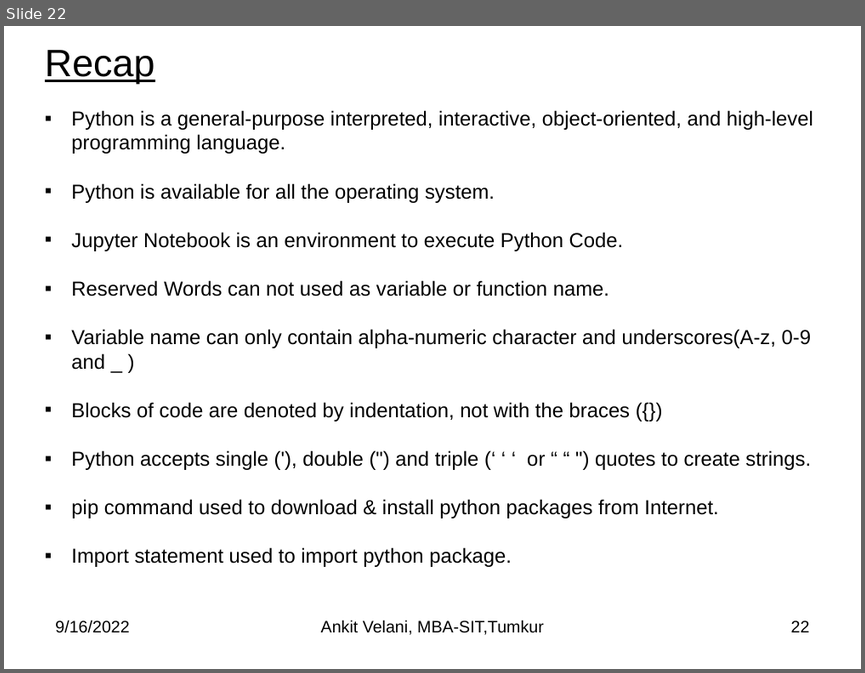
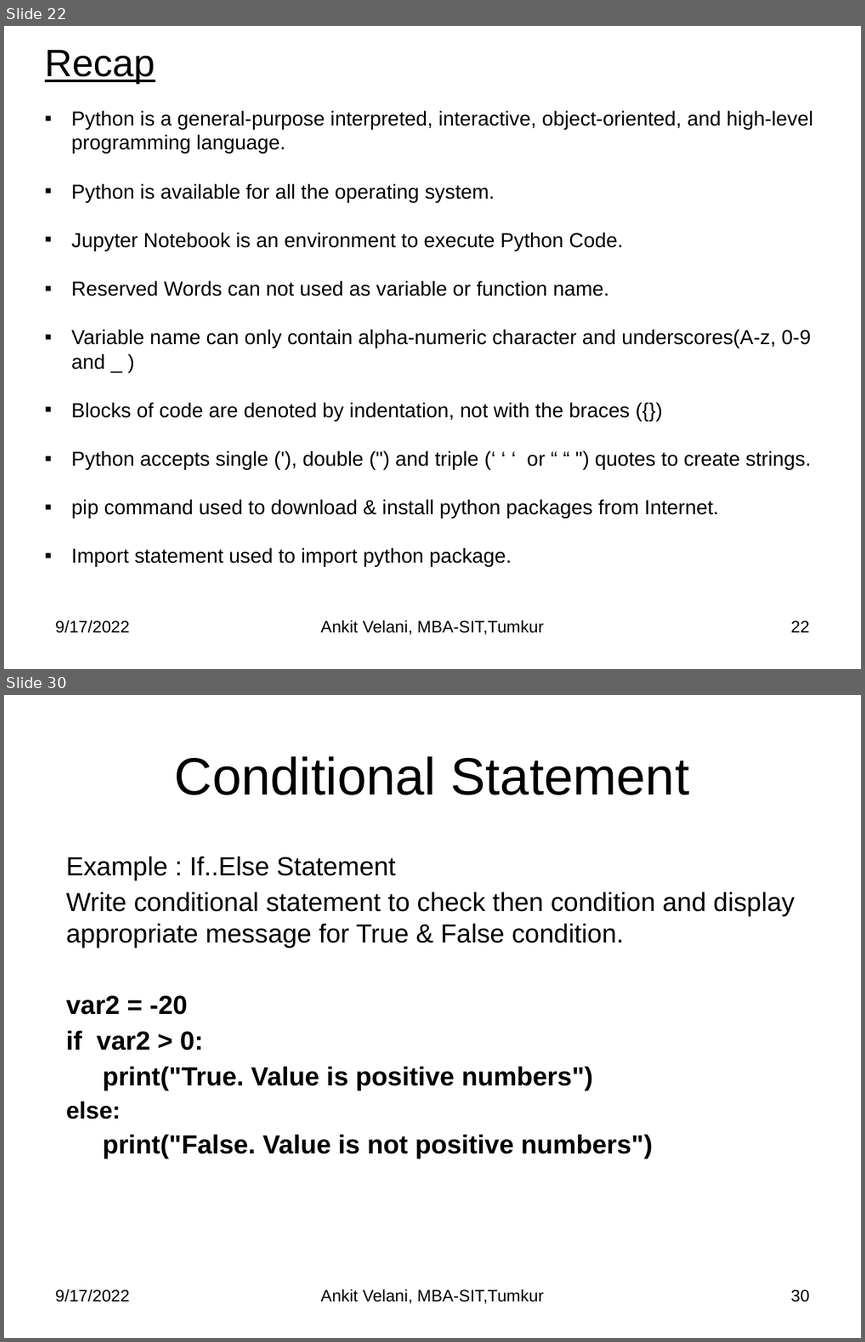
Before and after one commit to sitmbadept/sitmbadept.github.io, a slide deck: BDTM/Python/Unit-4-Python-Programming.pptx. Shown one above the other, each under a label of ours: slide 22 before the commit, slides 22 and 30 after it; the slides between them are not shown. The pictures are 865x673 and 865x1342 pixels, drawn with LibreOffice and Linux fonts; fonts in the diff are those of the drawing. Boxes give left, top, right and bottom in pixels: in the first picture for what was removed or moved away, otherwise in the second. Text is boxed around its words. In the diff, an @@ line names an element or a change of style, - is before the commit and + after.

```diff
--- a/BDTM/Python/Unit-4-Python-Programming.pptx
+++ b/BDTM/Python/Unit-4-Python-Programming.pptx
@@ slide 30 added at bbox=[4, 695, 861, 1338], background #FFFFFF @@
@@ title added at bbox=[175, 756, 689, 795], 44 pt, text #000000 @@
+Conditional Statement
@@ text added at bbox=[66, 856, 794, 1158], 22 pt, text #000000 @@
+Example : If..Else Statement
+Write conditional statement to check then condition and display appropriate message for True & False condition.
+var2 = -20
+if var2 > 0:
+print("True. Value is positive numbers")
+else:
+print("False. Value is not positive numbers")
@@ text added at bbox=[55, 1288, 129, 1302], 14 pt, text #000000 @@
+9/17/2022
@@ text added at bbox=[321, 1288, 544, 1304], 14 pt, text #000000 @@
+Ankit Velani, MBA-SIT,Tumkur
@@ page number added at bbox=[791, 1289, 810, 1302], 14 pt, text #000000 @@
+30
@@ slide 22 changed as well @@
@@ text at bbox=[55, 619, 129, 633]: text changed @@
-9/16/2022
+9/17/2022
```
Also in this commit, not shown: 20 other slides changed, 41 other slides added.
